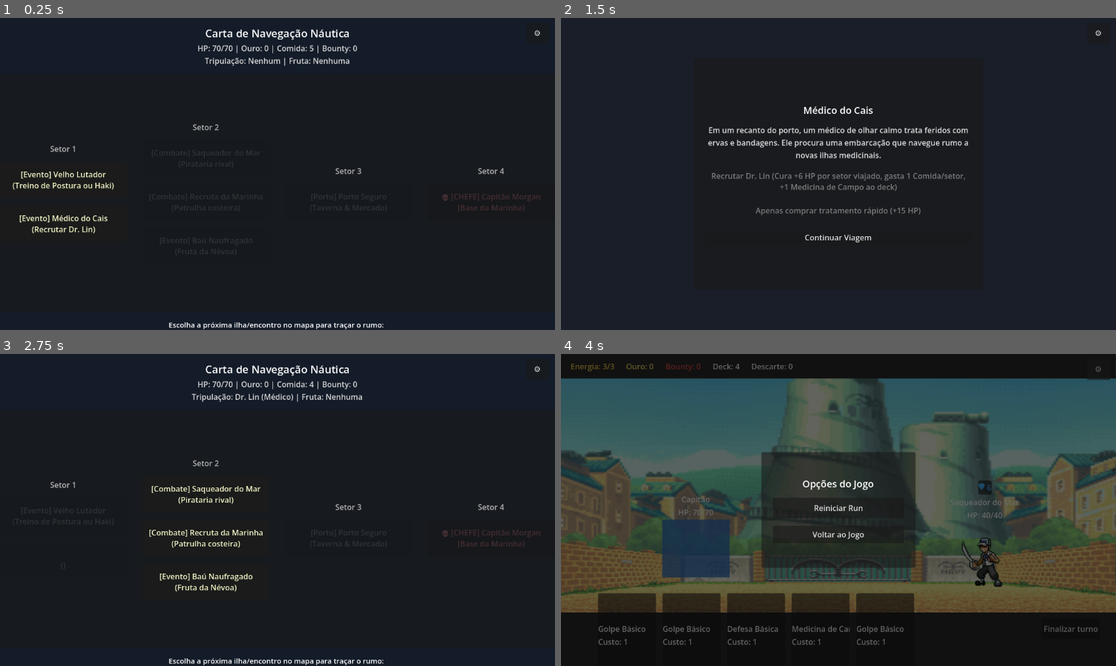
Above: before the commit, frames 1-4 (two rows, left to right).
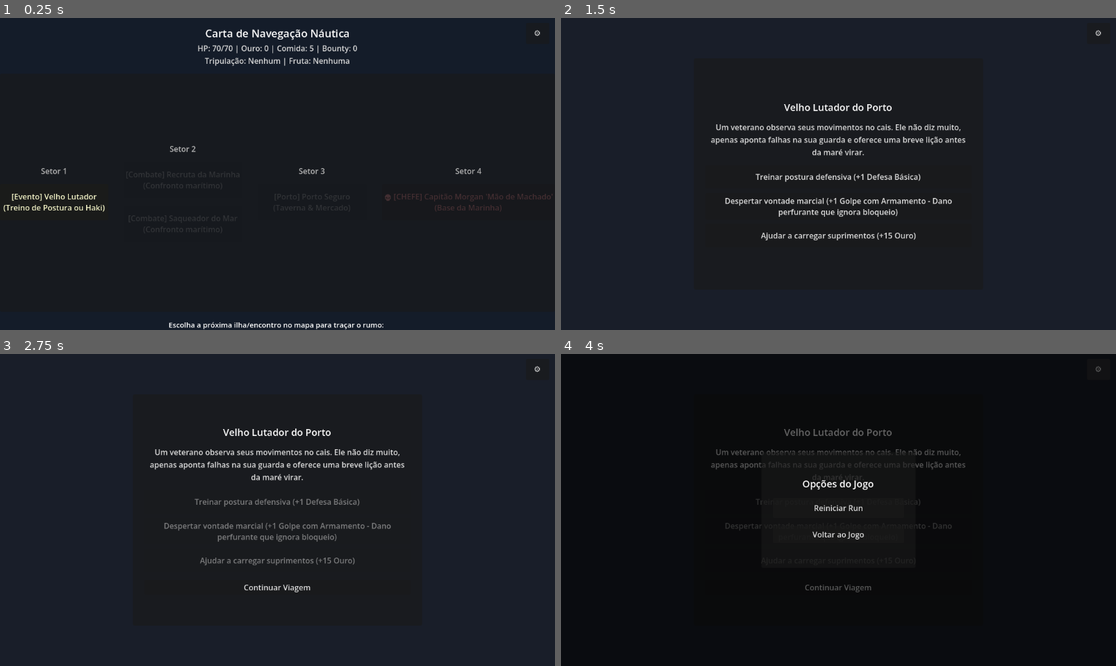
Above: after the commit, the same moments.

Repository: diogoasp/grand-voyage-deckbuilder
Game: Godot game, scene res://scenes/Main.tscn
Two runs of this game, one before a commit and one after it. Both use one fixed random seed, a clock stepped at 60 frames per second and the inputs below.
Inputs (mouse positions are in pixels of both pictures, inside the frame that each line leads up to):
- Up to frame 1 (0.25 s): no input
- Up to frame 2 (1.5 s): click "[Evento] Médico do Cais (Recr…" (after the commit: "[Evento] Velho Lutador (Trein…") at 0.5 s; click (838, 192) at 1.25 s, where only the run before the commit has a clickable "Recrutar Dr. Lin (Cura +6 HP …"
- Up to frame 3 (2.75 s): click (277, 572) at 2 s, where only the run before the commit has a clickable "Continuar Viagem"
- Up to frame 4 (4 s): click (766, 494) at 2.75 s, where only the run before the commit has a clickable "[Combate] Saqueador do Mar (P…"; click "⚙" at 3.5 s

The runs differ from the first frame. In frame 1, 1.7% of the frame differs, in the area x 0-100%, y 34-76%; in frame 2, 3.9%; in frame 3, 4.9%; in frame 4, 69%, in the area x 0-100%, y 3-94%.

Commit message:
Added support for phase-grouped events and updated map generation

Diff:
--- a/autoload/data_loader.gd
+++ b/autoload/data_loader.gd
@@ -90,6 +90,22 @@
 	return events.has(event_id)
 
 
+func get_all_events() -> Dictionary:
+	return events
+
+
+func get_events_for_stage(stage_index: int) -> Array[Dictionary]:
+	var result: Array[Dictionary] = []
+	for event_id in events.keys():
+		var ev: Dictionary = events[event_id]
+		var allowed_stages: Array = ev.get("allowed_stages", [])
+		# Se allowed_stages estiver vazio ou contiver o stage_index, o evento é elegível
+		if allowed_stages.is_empty() or allowed_stages.has(stage_index):
+			result.append(ev)
+	return result
+
+
+
 func get_crew(crew_id: String) -> Dictionary:
 	if not crew.has(crew_id):
 		push_warning("Tripulante não encontrado: %s" % crew_id)
--- a/data/events/events.json
+++ b/data/events/events.json
@@ -2,6 +2,9 @@
   "old_port_trainer": {
 	"id": "old_port_trainer",
 	"title": "Velho Lutador do Porto",
+	"short_title": "Velho Lutador",
+	"desc": "Treino de Postura ou Haki",
+	"allowed_stages": [0],
 	"body": "Um veterano observa seus movimentos no cais. Ele não diz muito, apenas aponta falhas na sua guarda e oferece uma breve lição antes da maré virar.",
 	"choices": [
 	  {
@@ -37,6 +40,9 @@
   "wandering_doctor": {
 	"id": "wandering_doctor",
 	"title": "Médico do Cais",
+	"short_title": "Médico do Cais",
+	"desc": "Recrutar Dr. Lin",
+	"allowed_stages": [0],
 	"body": "Em um recanto do porto, um médico de olhar calmo trata feridos com ervas e bandagens. Ele procura uma embarcação que navegue rumo a novas ilhas medicinais.",
 	"choices": [
 	  {
@@ -67,6 +73,9 @@
   "mysterious_chest": {
 	"id": "mysterious_chest",
 	"title": "Baú do Naufrágio Oculto",
+	"short_title": "Baú Naufragado",
+	"desc": "Fruta da Névoa",
+	"allowed_stages": [1],
 	"body": "Entre destroços envoltos em uma névoa sobrenatural na praia rochosa, você encontra uma arca trancada. Dentro  …(186 unchanged characters)…
 	"choices": [
 	  {
@@ -89,5 +98,77 @@
 		]
 	  }
 	]
+  },
+  "stranded_merchant": {
+	"id": "stranded_merchant",
+	"title": "Mercador Náutico à Deriva",
+	"short_title": "Mercador à Deriva",
+	"desc": "Troca de Recursos",
+	"allowed_stages": [1, 2],
+	"body": "Um pequeno barco à deriva acena em socorro. O capitão mercante perdeu o mastro principal, mas salvou parte valiosa de sua carga e oferece acordos vantajosos para quem o abastecer com comida.",
+	"choices": [
+	  {
+		"label": "Doar mantimentos ao mercador (-2 Comida, +30 Ouro)",
+		"effects": [
+		  {
+			"type": "gain_resource",
+			"resource": "gold",
+			"value": 30
+		  }
+		]
+	  },
+	  {
+		"label": "Resgatar seu cartógrafo (+1 Pensamento Rápido ao deck)",
+		"effects": [
+		  {
+			"type": "add_card_to_deck",
+			"card_id": "quick_thinking"
+		  }
+		]
+	  },
+	  {
+		"label": "Apenas indicar o rumo ao porto mais próximo (+5 Bounty)",
+		"effects": [
+		  {
+			"type": "gain_resource",
+			"resource": "bounty",
+			"value": 5
+		  }
+		]
+	  }
+	]
+  },
+  "siren_shallows": {
+	"id": "siren_shallows",
+	"title": "Recife dos Sussurros",
+	"short_title": "Recife dos Sussurros",
+	"desc": "Águas Perigosas",
+	"allowed_stages": [1, 2],
+	"body": "Uma canção hipnótica ecoa entre rochas afiadas. A tripulação hesita no leme enquanto brumas envolvem a rota. Você precisa decidir como guiar a embarcação através dos baixios.",
+	"choices": [
+	  {
+		"label": "Navegar com audácia através das pedras (-8 HP, +25 Ouro achado em destroços)",
+		"effects": [
+		  {
+			"type": "heal",
+			"value": -8
+		  },
+		  {
+			"type": "gain_resource",
+			"resource": "gold",
+			"value": 25
+		  }
+		]
+	  },
+	  {
+		"label": "Tapar os ouvidos e focar no ritmo dos remos (+1 Segundo Fôlego ao deck)",
+		"effects": [
+		  {
+			"type": "add_card_to_deck",
+			"card_id": "second_wind"
+		  }
+		]
+	  }
+	]
   }
 }
--- a/scripts/map/map_generator.gd
+++ b/scripts/map/map_generator.gd
@@ -2,9 +2,9 @@
 extends RefCounted
 
 ## Gerador procedural da carta náutica (Slay the Spire-style).
-## Cria uma estrutura em estágios/colunas com ramificações balanceadas.
+## Cria uma estrutura em estágios/colunas com ramificações balanceadas e agrupadas por fase.
 
-const COMMON_COMBAT_ENEMIES: Array[Dictionary] = [
+const COMMON_COMBAT_FALLBACKS: Array[Dictionary] = [
 	{
 		"target_id": "marine_recruit",
 		"title": "Recruta da Marinha",
@@ -17,89 +17,83 @@
 	}
 ]
 
-const ROUTE_EVENTS: Array[Dictionary] = [
-	{
-		"target_id": "mysterious_chest",
-		"title": "Baú Naufragado",
-		"desc": "Fruta da Névoa"
-	},
-	{
-		"target_id": "old_port_trainer",
-		"title": "Mestre Errante",
-		"desc": "Treinamento Marcial"
-	},
-	{
-		"target_id": "wandering_doctor",
-		"title": "Médico do Mar",
-		"desc": "Recrutar Tripulação"
-	}
-]
-
-const SECTOR_BOSSES: Array[Dictionary] = [
-	{
-		"target_id": "marine_captain_morgan",
-		"title": "Capitão Morgan",
-		"desc": "Base da Marinha"
-	}
-]
+const SECTOR_BOSS_FALLBACK: Dictionary = {
+	"target_id": "marine_captain_morgan",
+	"title": "Capitão Morgan",
+	"desc": "Base da Marinha"
+}
 
 
 static func generate_sector_map(sector_index: int = 1) -> Array[Array]:
 	var stages: Array[Array] = []
 
-	# Estágio 0: Ponto de partida (Escolha inicial: Mentor marcial OU Médico no cais)
-	var stage_0: Array = [
-		{
+	# =========================================================================
+	# Estágio 0: Ponto de partida (Cais Inicial / Eventos introdutórios de Fase 0)
+	# =========================================================================
+	var stage_0: Array = []
+	var stage_0_events: Array[Dictionary] = DataLoader.get_events_for_stage(0)
+	stage_0_events.shuffle()
+
+	var num_initial_choices: int = mini(2, stage_0_events.size())
+	for i in range(num_initial_choices):
+		var ev: Dictionary = stage_0_events[i]
+		stage_0.append({
+			"id": "node_0_%d" % i,
+			"stage": 0,
+			"type": "event",
+			"target_id": ev.get("id", ""),
+			"title": ev.get("short_title", ev.get("title", "Evento")),
+			"desc": ev.get("desc", "Acontecimentos no cais")
+		})
+
+	# Fallback de segurança se nenhum evento de estágio 0 for retornado
+	if stage_0.is_empty():
+		stage_0.append({
 			"id": "node_0_0",
 			"stage": 0,
 			"type": "event",
 			"target_id": "old_port_trainer",
 			"title": "Velho Lutador",
 			"desc": "Treino de Postura ou Haki"
-		},
-		{
-			"id": "node_0_1",
-			"stage": 0,
-			"type": "event",
-			"target_id": "wandering_doctor",
-			"title": "Médico do Cais",
-			"desc": "Recrutar Dr. Lin"
-		}
-	]
+		})
 	stages.append(stage_0)
 
-	# Estágio 1: Águas costeiras (2 combates procedurais + 1 evento misterioso)
+	# =========================================================================
+	# Estágio 1: Águas de Mar Aberto (Bifurcação: Combates procedurais + Eventos agrupados)
+	# =========================================================================
 	var stage_1: Array = []
-	var combat_a: Dictionary = COMMON_COMBAT_ENEMIES[randi() % COMMON_COMBAT_ENEMIES.size()]
-	var combat_b: Dictionary = COMMON_COMBAT_ENEMIES[randi() % COMMON_COMBAT_ENEMIES.size()]
+	var combat_pool: Array[Dictionary] = get_enemy_pool_for_stage(1)
+	combat_pool.shuffle()
 
-	stage_1.append({
-		"id": "node_1_0",
-		"stage": 1,
-		"type": "combat",
-		"target_id": combat_a["target_id"],
-		"title": combat_a["title"],
-		"desc": combat_a["desc"]
-	})
-	stage_1.append({
-		"id": "node_1_1",
-		"stage": 1,
-		"type": "combat",
-		"target_id": combat_b["target_id"],
-		"title": combat_b["title"],
-		"desc": combat_b["desc"]
-	})
-	stage_1.append({
-		"id": "node_1_2",
-		"stage": 1,
-		"type": "event",
-		"target_id": "mysterious_chest",
-		"title": "Baú Naufragado",
-		"desc": "Fruta da Névoa"
-	})
+	# Gera 2 rotas de combate distintas se houver inimigos suficientes
+	for i in range(mini(2, combat_pool.size())):
+		var enemy_info: Dictionary = combat_pool[i]
+		stage_1.append({
+			"id": "node_1_%d" % i,
+			"stage": 1,
+			"type": "combat",
+			"target_id": enemy_info["target_id"],
+			"title": enemy_info["title"],
+			"desc": enemy_info["desc"]
+		})
+
+	# Seleciona evento procedural elegível para o estágio 1
+	var stage_1_events: Array[Dictionary] = DataLoader.get_events_for_stage(1)
+	if not stage_1_events.is_empty():
+		var chosen_ev: Dictionary = stage_1_events[randi() % stage_1_events.size()]
+		stage_1.append({
+			"id": "node_1_%d" % stage_1.size(),
+			"stage": 1,
+			"type": "event",
+			"target_id": chosen_ev.get("id", ""),
+			"title": chosen_ev.get("short_title", chosen_ev.get("title", "Evento")),
+			"desc": chosen_ev.get("desc", "Mistérios marítimos")
+		})
 	stages.append(stage_1)
 
-	# Estágio 2: Parada portuária (Porto Seguro / Cidade)
+	# =========================================================================
+	# Estágio 2: Parada Estratégica (Porto Seguro / Cidade de Reabastecimento)
+	# =========================================================================
 	var stage_2: Array = [
 		{
 			"id": "node_2_0",
@@ -112,18 +106,51 @@
 	]
 	stages.append(stage_2)
 
+	# =========================================================================
 	# Estágio 3: Batalha de Chefe do Setor
-	var boss: Dictionary = SECTOR_BOSSES[randi() % SECTOR_BOSSES.size()]
+	# =========================================================================
+	var boss_info: Dictionary = get_sector_boss(sector_index)
 	var stage_3: Array = [
 		{
 			"id": "node_3_0",
 			"stage": 3,
 			"type": "boss",
-			"target_id": boss["target_id"],
-			"title": boss["title"],
-			"desc": boss["desc"]
+			"target_id": boss_info["target_id"],
+			"title": boss_info["title"],
+			"desc": boss_info["desc"]
 		}
 	]
 	stages.append(stage_3)
 
 	return stages
+
+
+static func get_enemy_pool_for_stage(_stage_index: int) -> Array[Dictionary]:
+	var pool: Array[Dictionary] = []
+	for enemy_id in DataLoader.enemies.keys():
+		var edata: Dictionary = DataLoader.get_enemy(enemy_id)
+		var cat: String = str(edata.get("category", "common"))
+		if cat != "boss":
+			pool.append({
+				"target_id": enemy_id,
+				"title": str(edata.get("name", enemy_id)),
+				"desc": "Confronto marítimo"
+			})
+
+	if pool.is_empty():
+		return COMMON_COMBAT_FALLBACKS.duplicate()
+
+	return pool
+
+
+static func get_sector_boss(_sector_index: int) -> Dictionary:
+	for enemy_id in DataLoader.enemies.keys():
+		var edata: Dictionary = DataLoader.get_enemy(enemy_id)
+		if str(edata.get("category", "")) == "boss":
+			return {
+				"target_id": enemy_id,
+				"title": str(edata.get("name", enemy_id)),
+				"desc": "Base da Marinha"
+			}
+
+	return SECTOR_BOSS_FALLBACK.duplicate()
Not shown, changed: docs/CURRENT_STATE.md
